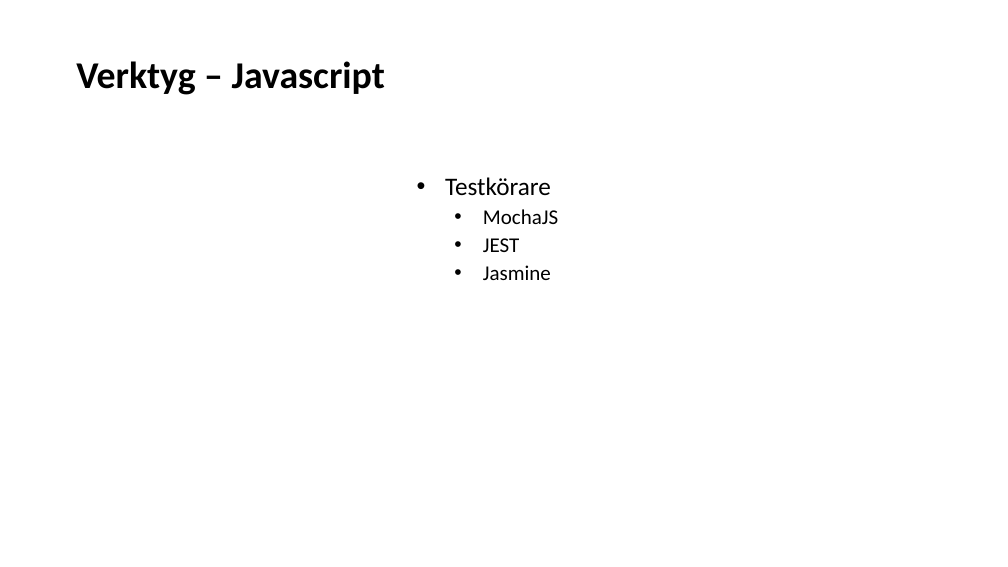
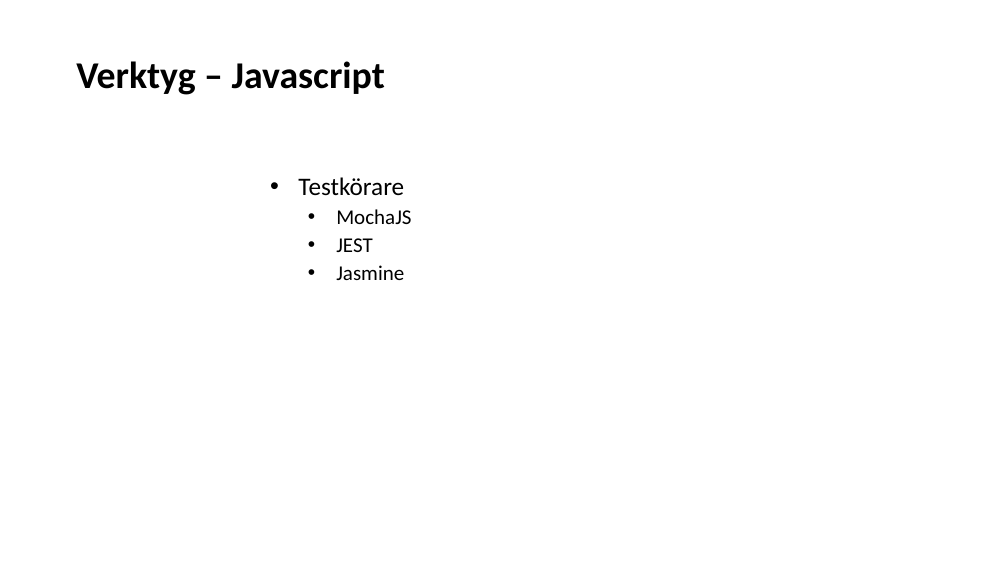
Before and after one commit to Omegapoint/tdd-lab, a slide deck: slide 11 of TDD-Presentation.pptx. Drawn at 1008x567 pixels with LibreOffice and Linux fonts; fonts in the diff are those of the drawing. Boxes give left, top, right and bottom in pixels: in the first picture for what was removed or moved away, otherwise in the second. Text is boxed around its words. In the diff, an @@ line names an element or a change of style, - is before the commit and + after.

```diff
--- a/TDD-Presentation.pptx
+++ b/TDD-Presentation.pptx
@@ subtitle "Testkörare": place and size @@
-subtitle "Testkörare" at box(445, 177, 558, 280)
+subtitle "Testkörare" at box(298, 177, 411, 280)
```
Also in this commit, not shown: 5 other slides changed.
